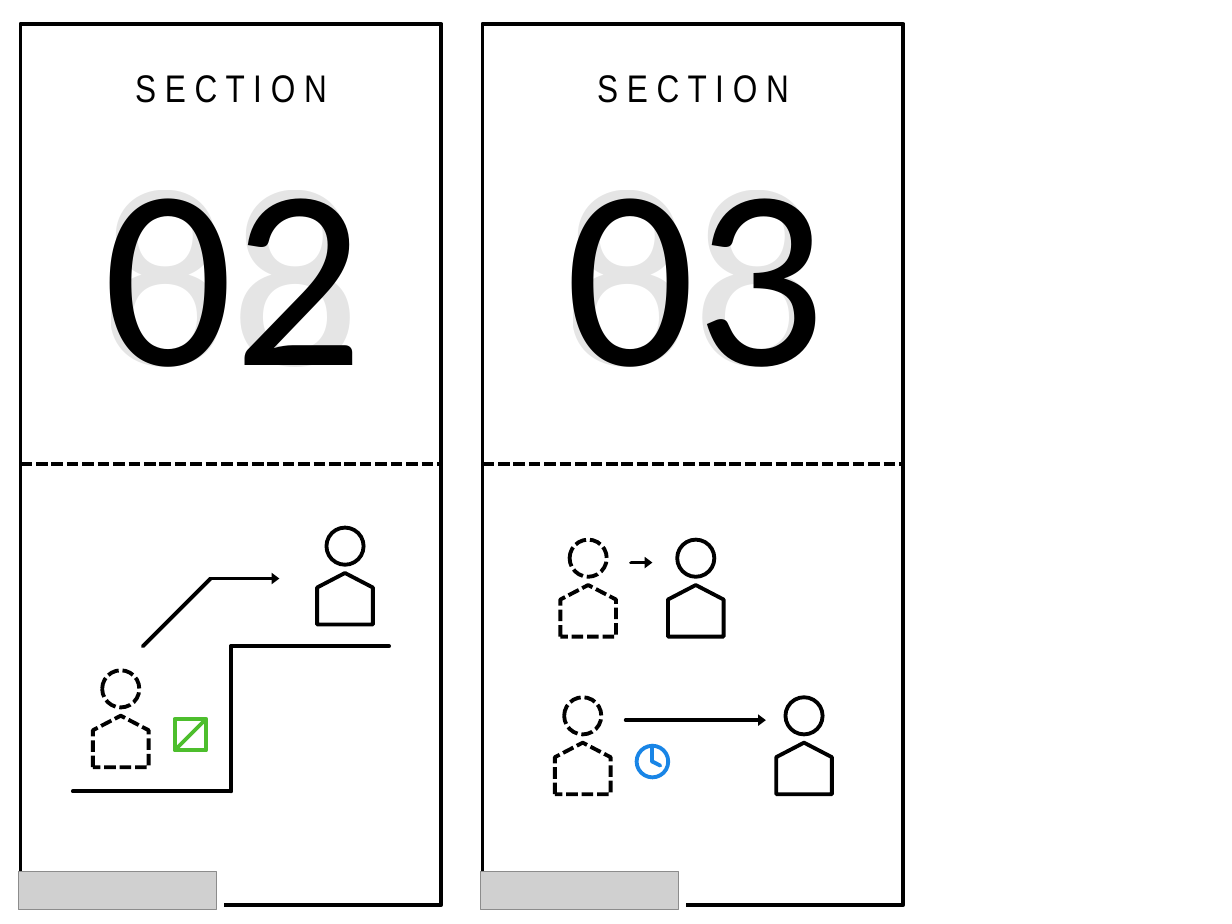
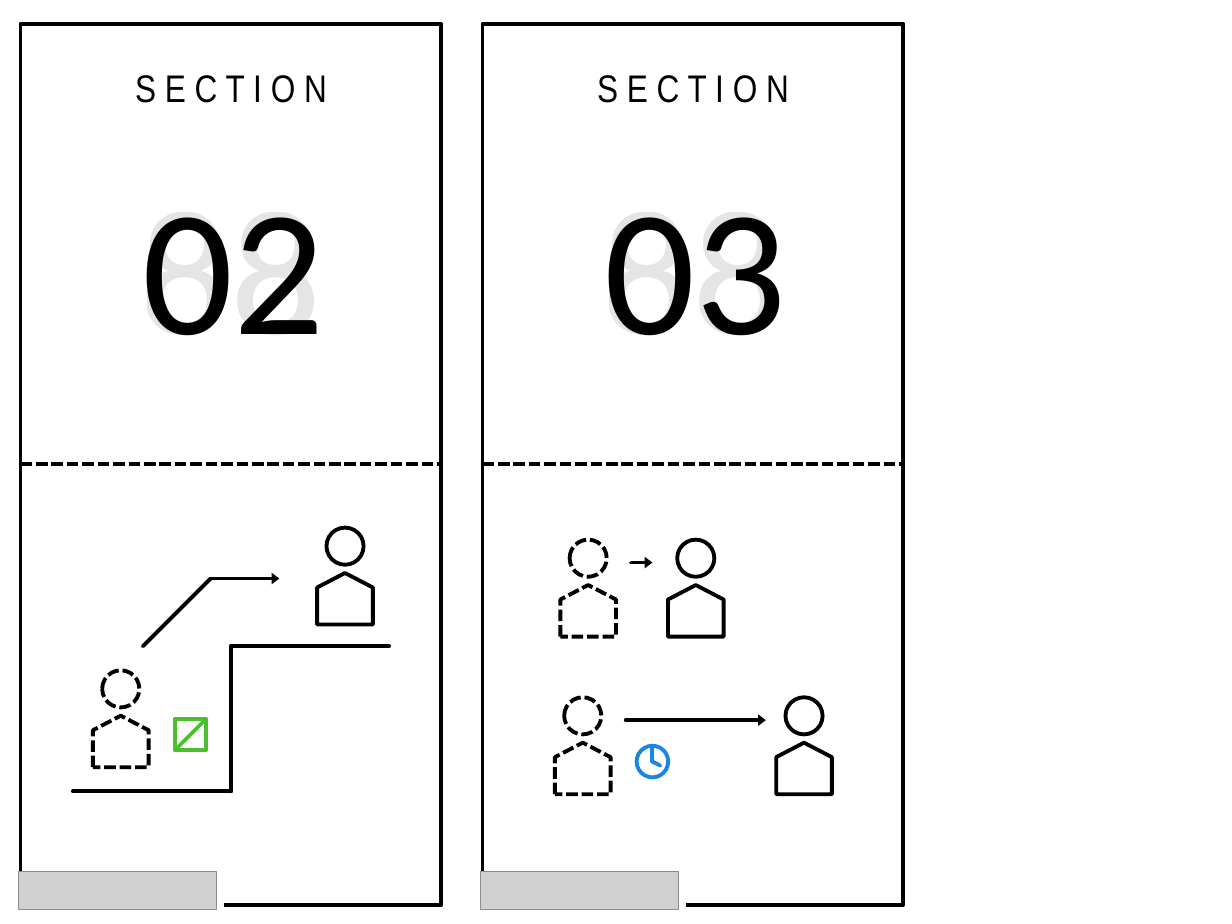
Before and after one commit to DevelopingEmpire/Chronospace_platformer, a slide deck: slide 3 of Assets/5_images/chronospace_logo.pptx. Drawn at 1232x924 pixels with LibreOffice and Linux fonts; fonts in the diff are those of the drawing; grey boxes stand for pictures. Boxes give left, top, right and bottom in pixels: in the first picture for what was removed or moved away, otherwise in the second. Text is boxed around its words. In the diff, an @@ line names an element or a change of style, - is before the commit and + after.

```diff
--- a/Assets/5_images/chronospace_logo.pptx
+++ b/Assets/5_images/chronospace_logo.pptx
@@ size 200 to 140 pt in 4 elements at bbox=[143, 217, 325, 336], bbox=[140, 217, 322, 336], bbox=[605, 217, 787, 336], bbox=[602, 217, 784, 336] @@
```
Also in this commit, not shown: 2 other slides changed, 1 slide added.
